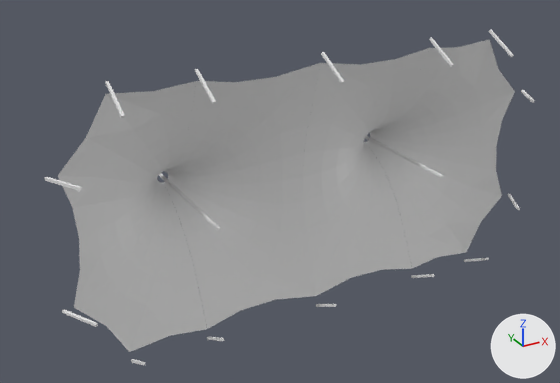
An edit to the OBJ model Datasets/UnifiedPreprocessed/Data/BuildingNonResidential/m479_unified.obj, drawn before and after from the same camera.
Before and after are seen from a 50 mm camera at (-0.715, -1.227, 0.584) aimed at (-0.043, -0.005, -0.027). The axes (+X, +Y, +Z) are drawn at lower right. The lights are the same throughout. The first picture is the older version. Where no turn or scale is listed for an object, it has been applied to the vertices.

Names of what the first picture shows: 'm479_unified'.
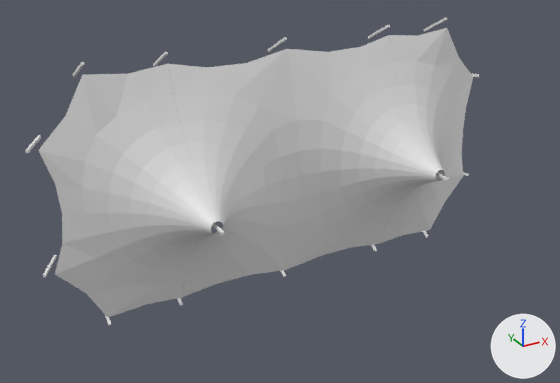
Changed parts and their boxes (x1, y1, x2, y2) in the pictures (560 x 383 px):
'm479_unified', reshaped (7% narrower, 8% shorter): before (45, 30, 535, 365); after (25, 18, 479, 325)
part 1 of me_m479_unified, rebuilt (20% wider, 7% shorter): before (58, 81, 207, 352); after (38, 64, 217, 317)
part 2 of me_m479_unified, rebuilt (16% narrower, 6% shorter): before (163, 63, 321, 329); after (168, 49, 301, 298)
part 3 of me_m479_unified, rebuilt (36% narrower): before (366, 39, 515, 268); after (378, 28, 473, 244)
part 4 of me_m479_unified, rebuilt (22% wider): before (303, 48, 429, 296); after (286, 35, 440, 270)
part 5 of me_m479_unified, rebuilt (mostly hidden afterwards): before (159, 173, 221, 231); after (212, 223, 225, 235)
part 6 of me_m479_unified, rebuilt (mostly hidden afterwards): before (365, 136, 444, 178); after (436, 172, 449, 181)
part 7 of me_m479_unified, deleted: before (45, 30, 535, 365)
part 8 of me_m479_unified, added: after (25, 18, 479, 325)

The change in detail:
me_m479_unified is used by ob_m479_unified; location (0.0, 0.0, 0.0).
me_m479_unified had 2316 vertices, 4224 faces and spanned x -0.5..0.5, y -0.151..0.137, z -0.26..0.26.
me_m479_unified now has 8820 vertices, 16896 faces and spans x -0.5..0.5, y -0.166..0.121, z -0.26..0.26.
me_m479_unified part 1: the loose piece of 475 vertices spanning x -0.48..-0.24, y -0.079..0.113, z -0.24..0.24 is rebuilt with 1813 vertices and now spans x -0.48..-0.24, y -0.142..0.049, z -0.24..0.24.
me_m479_unified part 2: the loose piece of 475 vertices spanning x -0.24..0.0, y -0.079..0.113, z -0.24..0.24 is rebuilt with 1813 vertices and now spans x -0.24..0.0, y -0.142..0.049, z -0.24..0.24.
me_m479_unified part 3: the loose piece of 475 vertices spanning x 0.24..0.479, y -0.079..0.113, z -0.24..0.24 is rebuilt with 1813 vertices and now spans x 0.24..0.479, y -0.142..0.049, z -0.24..0.24.
me_m479_unified part 4: the loose piece of 475 vertices spanning x 0.0..0.24, y -0.079..0.113, z -0.24..0.24 is rebuilt with 1813 vertices and now spans x 0.0..0.24, y -0.142..0.049, z -0.24..0.24.
me_m479_unified part 5: the loose piece of 26 vertices spanning x -0.242..-0.237, y -0.151..0.137, z -0.002..0.002 is rebuilt with 98 vertices and now spans x -0.242..-0.237, y -0.166..0.121, z -0.002..0.002.
me_m479_unified part 6: the loose piece of 26 vertices spanning x 0.237..0.242, y -0.151..0.137, z -0.002..0.002 is rebuilt with 98 vertices and now spans x 0.237..0.242, y -0.166..0.121, z -0.002..0.002.
me_m479_unified part 7: 14 loose pieces with 364 vertices, spanning x -0.5..0.5, y -0.15..-0.08, z -0.26..0.26, are deleted.
me_m479_unified part 8: 1372 vertices added at x -0.5..0.5, y 0.051..0.12, z -0.26..0.26.
